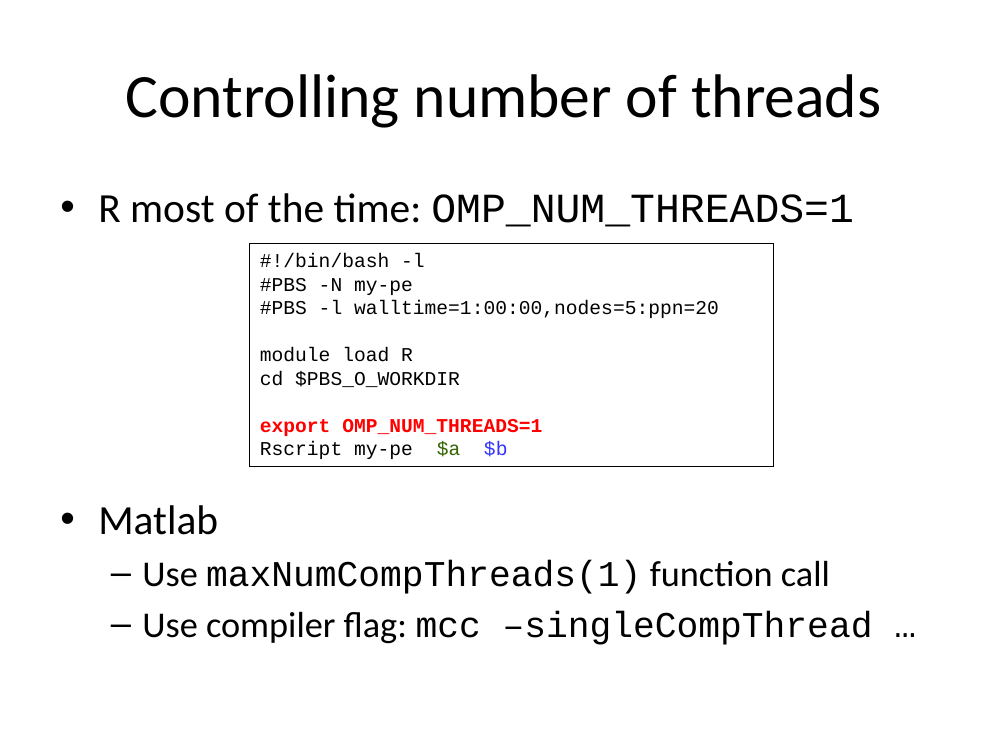
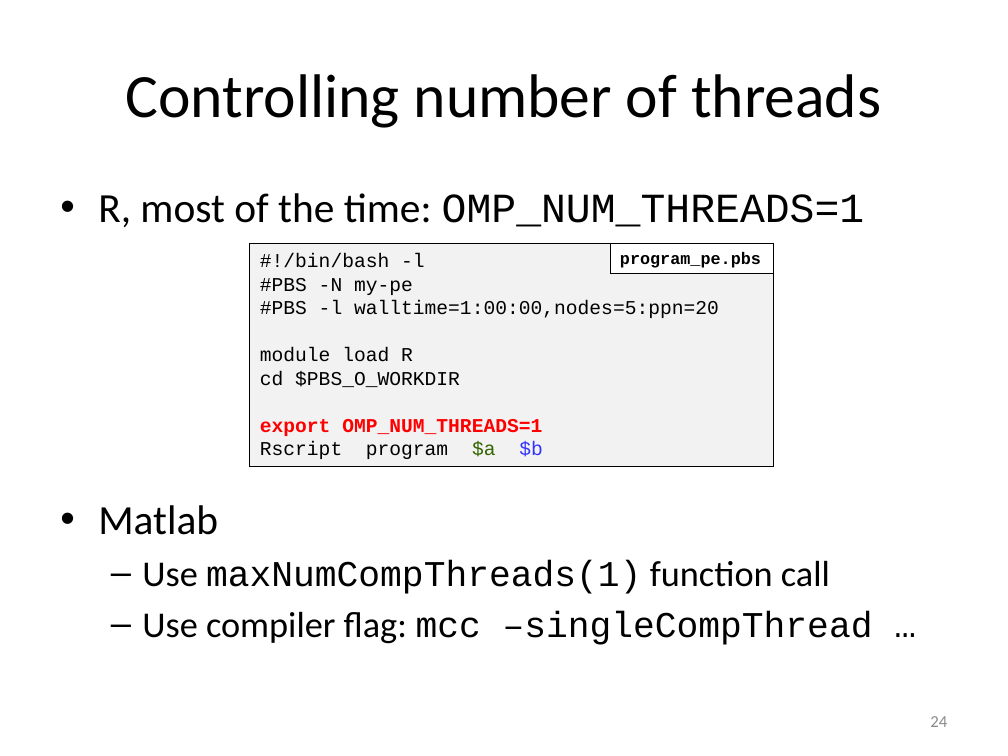
Before and after one commit to gjbex/worker, a slide deck: slide 24 of doc/worker.pptx (slide 20 before the commit). Drawn at 1008x756 pixels with LibreOffice and Linux fonts; fonts in the diff are those of the drawing. Boxes give left, top, right and bottom in pixels: in the first picture for what was removed or moved away, otherwise in the second. Text is boxed around its words. In the diff, an @@ line names an element or a change of style, - is before the commit and + after.

```diff
--- a/doc/worker.pptx
+++ b/doc/worker.pptx
@@ text at [98,193,865,227]: text changed @@
-• R most of the time: OMP_NUM_THREADS=1
+• R, most of the time: OMP_NUM_THREADS=1
@@ rectangle "#!/bin/bash -l" at [250,243,774,467]: fill none to #F2F2F2 @@
@@ rectangle added at [610,243,774,273], fill #FFFFFF, outline #000000 0.75 pt, 12 pt, text #000000, bold @@
+program_pe.pbs
@@ text in rectangle at [260,442,543,459]: text changed @@
-Rscript my-pe $a $b
+Rscript program $a $b
@@ page number added at [930,716,947,727], 12 pt, text #8C8C8C @@
+24
```
Also in this commit, not shown: 28 other slides changed, 2 slides added, 1 slide removed.
